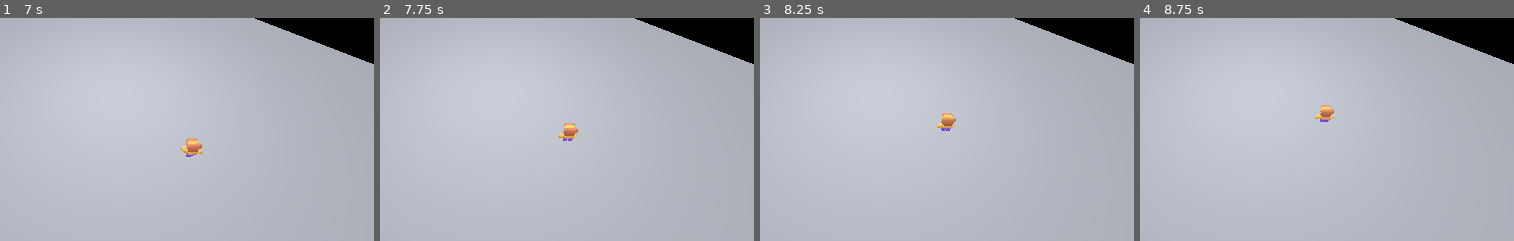
Above: before the commit, frames 1-4 (left to right).
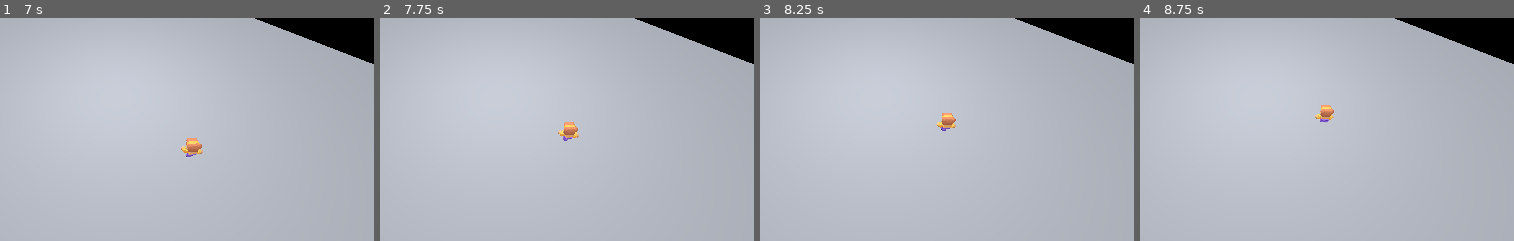
Above: after the commit, the same moments.

Repository: lemonhall/openagentic-sdk-gdscript
Game: Godot game, scene res://vr_offices/VrOffices.tscn
Same seed, same stepped clock (60 frames per second), same inputs: the game is played once before the commit and once after it.
Inputs (mouse positions are % of the whole screen's width and height, from its top left):
- Up to frame 1 (7 s): click "Add NPC" at 0.5 s; click "Remove Selected" at 1.25 s; tap Enter at 2, 3.5, 5 s; move the mouse to (77, 45) at 2.02 s; hold Right (ui_right) 2.03-2.78 s; tap E every 0.75 s from 2.1 to 6.6 s; click (77, 45) at 2.17 s; tap Space at 2.75, 4.25, 5.75 s; move the mouse to (32, 55) at 2.77 s; hold Down (ui_down) 2.78-3.53 s; move the mouse to (64, 28) at 3.52 s; hold Right (ui_right) 3.53-4.28 s; move the mouse to (48, 70) at 4.27 s; hold Up (ui_up) 4.28-5.03 s; click (48, 70) at 4.42 s; move the mouse to (85, 65) at 5.02 s; hold Left (ui_left) 5.03-6.53 s; move the mouse to (21, 35) at 5.77 s; move the mouse to (58, 50) at 6.52 s; hold Down (ui_down) from 6.53 s (still down); click (58, 50) at 6.67 s
- Up to frame 2 (7.75 s): move the mouse to (37, 25) at 7.27 s; release Down (ui_down) at 7.28 s; hold Right (ui_right) from 7.28 s (still down); tap E at 7.35 s
- Up to frame 3 (8.25 s): move the mouse to (77, 45) at 8.02 s; release Right (ui_right) at 8.03 s; hold Up (ui_up) from 8.03 s (still down); tap E at 8.1 s
- Up to frame 4 (8.75 s): keep holding Up (ui_up)
The pictures show only the part of the screen within x 37-87%, y 32-82%; the shares and areas given below are measured in that part.

Frame 1 is identical in both runs. In frame 2, 0.2% of the frame differs, in the area x 47-54%, y 46-56%; in frame 3, less than 0.1%; in frame 4, nothing differs.

Commit message:
fix: loop idle/walk animations to avoid sliding

Diff:
--- a/vr_offices/npc/Npc.gd
+++ b/vr_offices/npc/Npc.gd
@@ -82,6 +82,8 @@
 
 	_anim_idle = _pick_named_animation(anims, "idle")
 	_anim_walk = _pick_named_animation(anims, "walk")
+	_ensure_loop(_anim_idle)
+	_ensure_loop(_anim_walk)
 
 	var chosen := _anim_idle if _anim_idle != &"" else _pick_animation(anims)
 	_play_anim(chosen)
@@ -110,10 +112,21 @@
 func _play_anim(name: StringName) -> void:
 	if _anim_player == null or name == &"":
 		return
+	_ensure_loop(name)
 	if _anim_current == name:
 		return
 	_anim_current = name
 	_anim_player.play(name)
+
+func _ensure_loop(name: StringName) -> void:
+	if _anim_player == null or name == &"":
+		return
+	var anim := _anim_player.get_animation(name)
+	if anim == null:
+		return
+	# Imported Kenney animations may not be set to loop by default; ensure idle/walk loop.
+	if anim.loop_mode == Animation.LOOP_NONE:
+		anim.loop_mode = Animation.LOOP_LINEAR
 
 func _update_wander(delta: float) -> void:
 	if not wander_enabled:
Not shown, changed: docs/vr_offices/README.md
